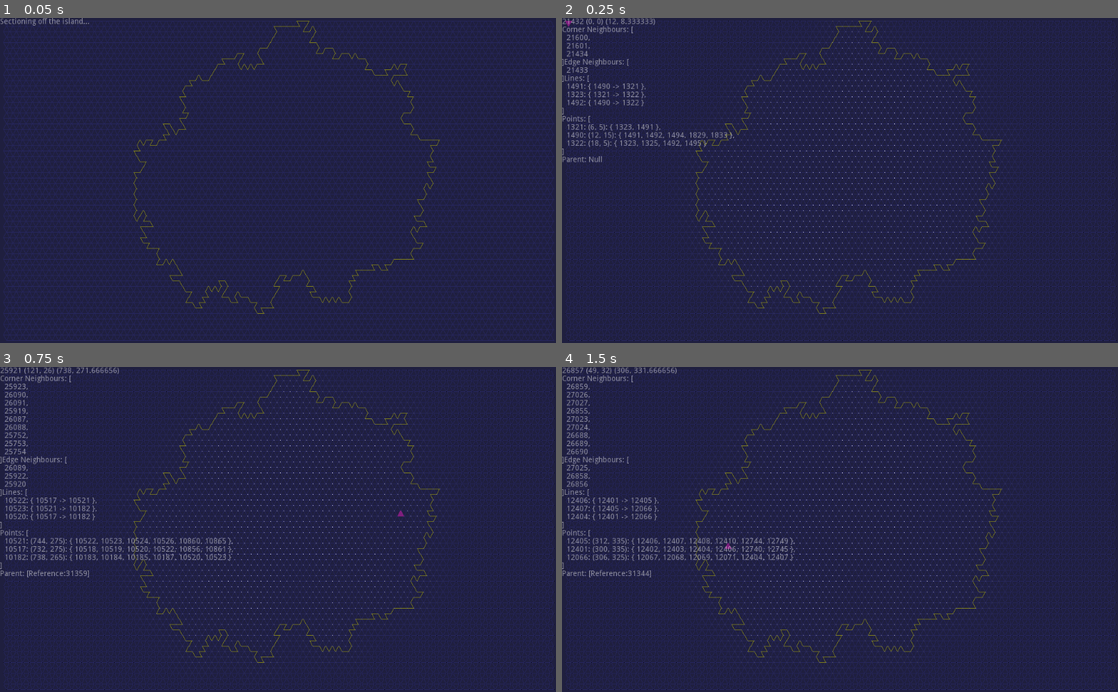
Above: before the commit, frames 1-4 (two rows, left to right).
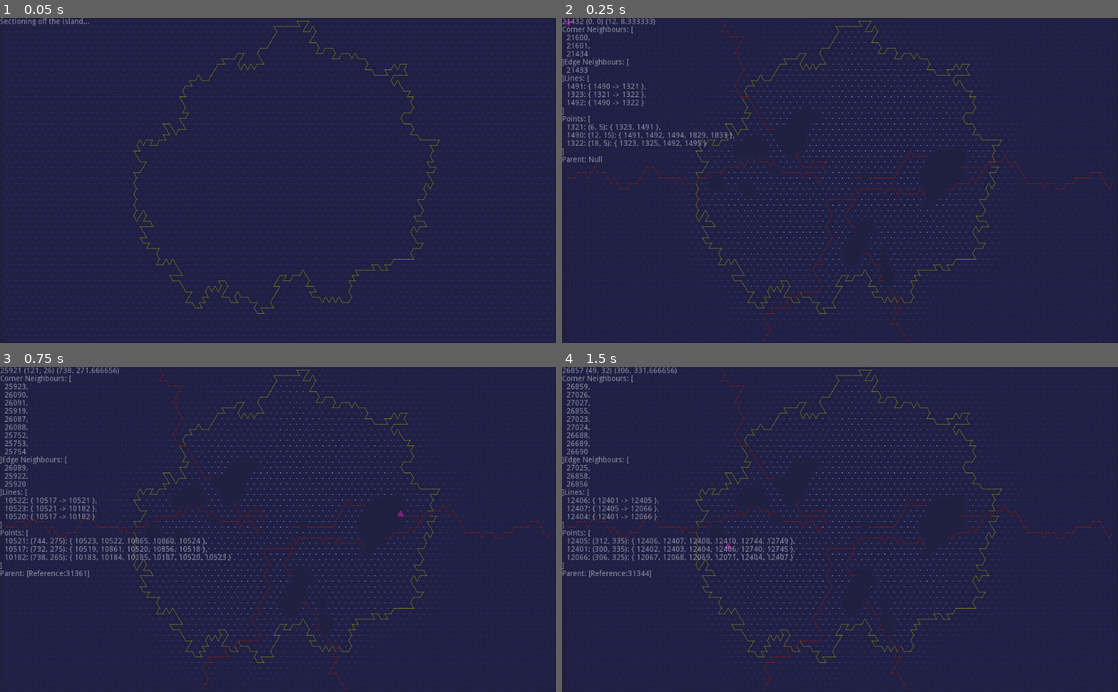
Above: after the commit, the same moments.

Repository: MichaelReel/2DMapGen_2023
Game: Godot game, scene res://PixelDrawn/TriBlobs.tscn
The game is run twice, just before and just after one commit, with the same random seed, the same clock (stepped at 60 frames per second) and the same inputs. This scene is started directly instead of the project's main scene.
Inputs (mouse positions are in pixels of both pictures, inside the frame that each line leads up to):
- Up to frame 1 (0.05 s): no input
- Up to frame 2 (0.25 s): no input
- Up to frame 3 (0.75 s): tap Enter at 0.5 s; move the mouse to (400, 513) at 0.52 s
- Up to frame 4 (1.5 s): tap Space at 1.25 s; move the mouse to (728, 545) at 1.27 s

Frame 1 is identical in both runs. In frame 2, 0.9% of the frame differs, in the area x 1-99%, y 0-100%; in frame 3, 1.1%; in frame 4, 0.9%.

Commit message:
Sped up the height analysis by preventing lakes being counted repeatedly

Diff:
--- a/PixelDrawn/TriBlobs.gd
+++ b/PixelDrawn/TriBlobs.gd
@@ -422,6 +422,7 @@
 
 
 class Utils:
+
 	static func shuffle(rng: RandomNumberGenerator, target: Array) -> void:
 		for i in range(len(target)):
 			var j: int = rng.randi_range(0, len(target) - 1)
@@ -965,6 +966,7 @@
 	var _perimeter_points: Array
 	var _inner_perimeter: Array
 	var _region_front: Array
+	var _exit_point: BasePoint
 	var _rng: RandomNumberGenerator
 
 	func _init(parent: Region, start_triangle: BaseTriangle, debug_color: Color, rng_seed: int) -> void:
@@ -1047,6 +1049,12 @@
 
 	func get_inner_perimeter_points() -> Array:
 		return _inner_perimeter
+
+	func has_exit_point() -> bool:
+		return true if _exit_point else false
+
+	func set_exit_point(point) -> void:
+		_exit_point = point
 
 
 class SubRegionManager extends Stage:
@@ -1198,7 +1206,6 @@
 		_downhill_front = new_downhill_front
 
 	func _step_uphill() -> void:
-		# TODO: Take account of lakes (and rivers? or ignore?)
 		_uphill_height += _diff_height
 		var new_uphill_front: Array = []
 		for center_point in _uphill_front:
@@ -1207,7 +1214,8 @@
 					new_uphill_front.append(point)
 					# If this point is on a sub-region lake,
 					var lake : SubRegion = _lake_manager.sub_region_for_point(point)
-					if lake:
+					if lake and not lake.has_exit_point():
+						lake.set_exit_point(point)
 						#  add the perimeter points to the uphill
 						new_uphill_front.append_array(lake.get_outer_perimeter_points())
 
@@ -1365,7 +1373,7 @@
 	var region_manager := RegionManager.new(land_blob, REGION_COLORS, base_rng.randi())
 	var sub_regions_manager := SubRegionManager.new(region_manager, SUB_REGION_COLORS, base_rng.randi())
 	var height_manager := PointHeightsManager.new(base_grid, land_blob, sub_regions_manager, Color8(255,255,255,255))
-#	var river_manager := RiverManager.new(base_grid, sub_regions_manager, RIVER_COUNT, RIVER_COLOR, LAKE_COLOR, base_rng.randi())
+	var river_manager := RiverManager.new(base_grid, sub_regions_manager, RIVER_COUNT, RIVER_COLOR, LAKE_COLOR, base_rng.randi())
 
 	stages = [
 		base_grid,
@@ -1373,7 +1381,7 @@
 		region_manager,
 		sub_regions_manager,
 		height_manager,
-#		river_manager,
+		river_manager,
 		mouse_tracker
 	]
 
